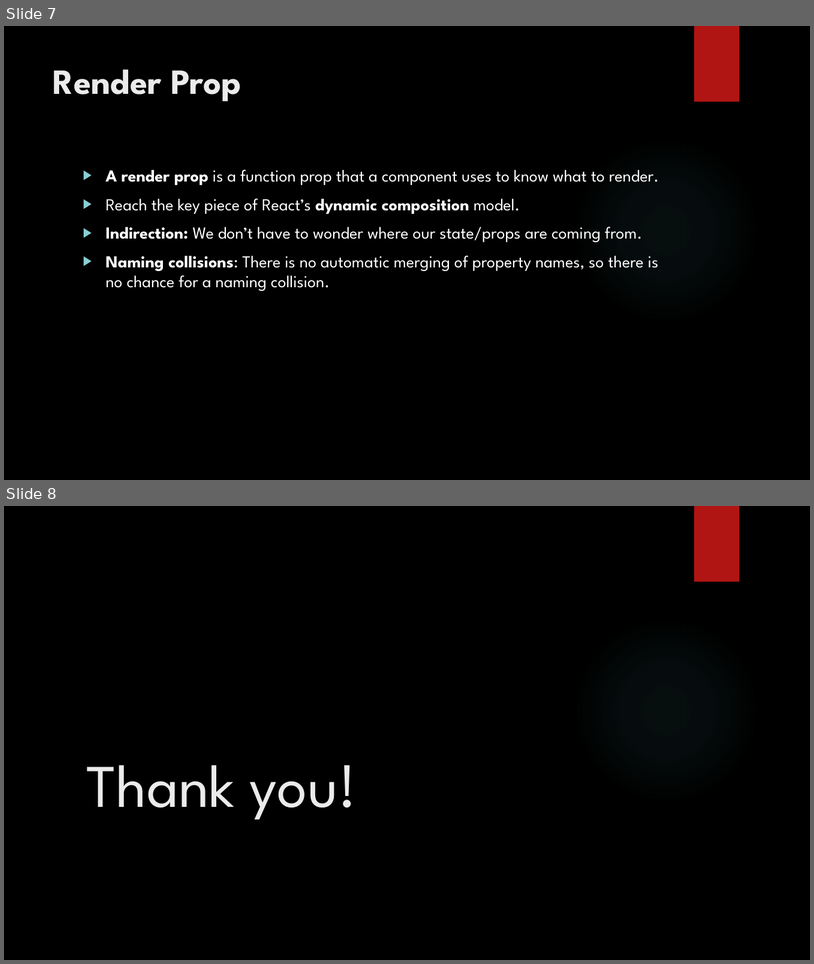
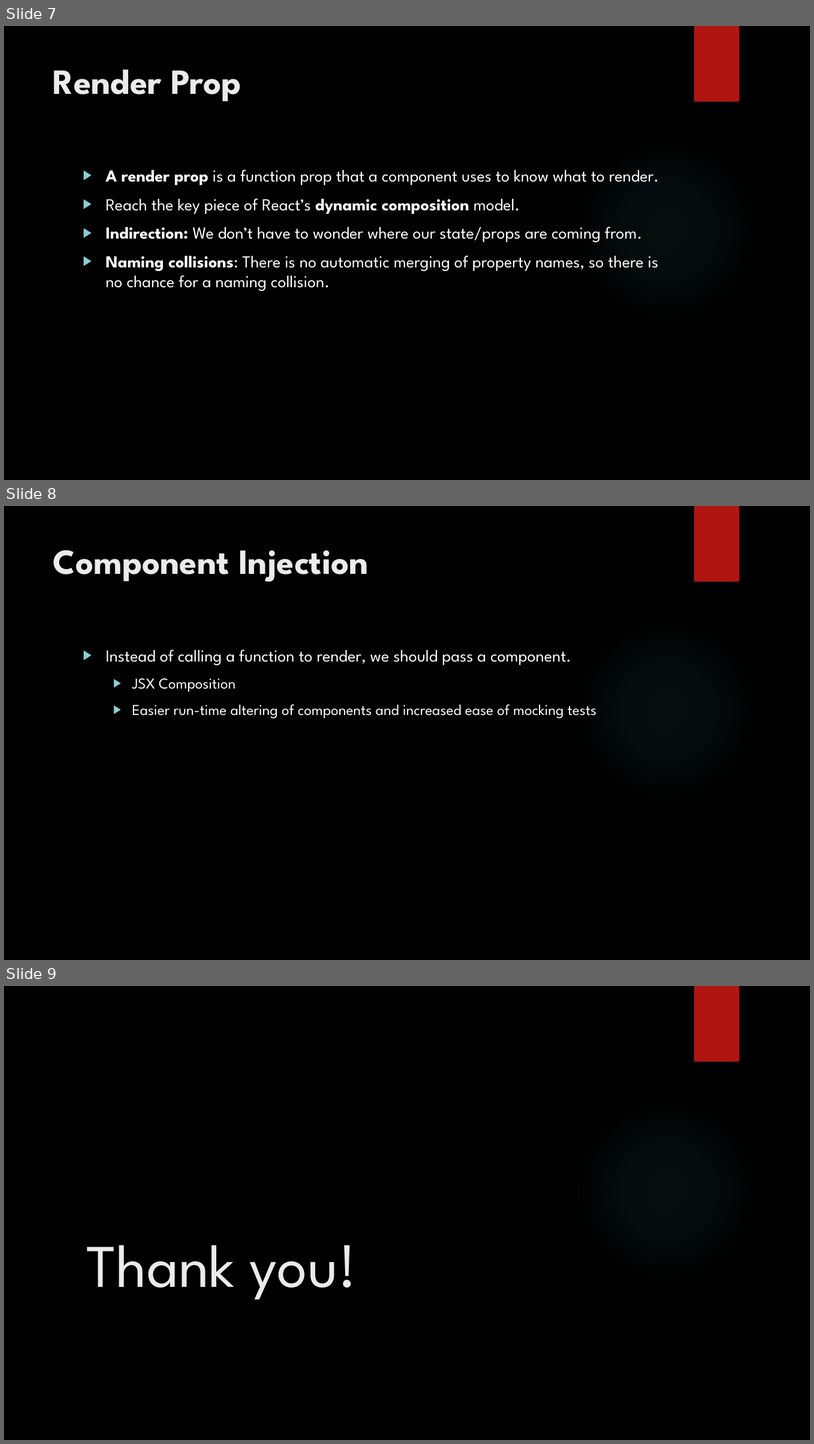
Before and after one commit to vanthuongkb/react-patterns, a slide deck: slides/React Patterns.pptx. Shown one above the other, each under a label of ours: slides 7 and 8 before the commit, slides 7, 8 and 9 after it. The pictures are 814x964 and 814x1444 pixels, drawn with LibreOffice and Linux fonts; fonts in the diff are those of the drawing; background and template pictures are left out. Boxes give left, top, right and bottom in pixels: in the first picture for what was removed or moved away, otherwise in the second. Text is boxed around its words. In the diff, an @@ line names an element or a change of style, - is before the commit and + after.

Commit message:
Added Component Injection demo

```diff
--- a/slides/React Patterns.pptx
+++ b/slides/React Patterns.pptx
@@ slide 8 added at (4, 506, 810, 960), background picture (left out); not listed: 2 template elements that a slide beside it also shows @@
@@ title added at (53, 550, 369, 582), 42 pt, text #EBEBEB, bold @@
+Component Injection
@@ text added at (106, 649, 597, 718), 18 pt, text #FFFFFF @@
+▶ Instead of calling a function to render, we should pass a component.
+  ▶ JSX Composition
+  ▶ Easier run-time altering of components and increased ease of mocking tests
@@ what was slide 8 is now slide 9 @@
```
Also in this commit, not shown: 2 other files.
